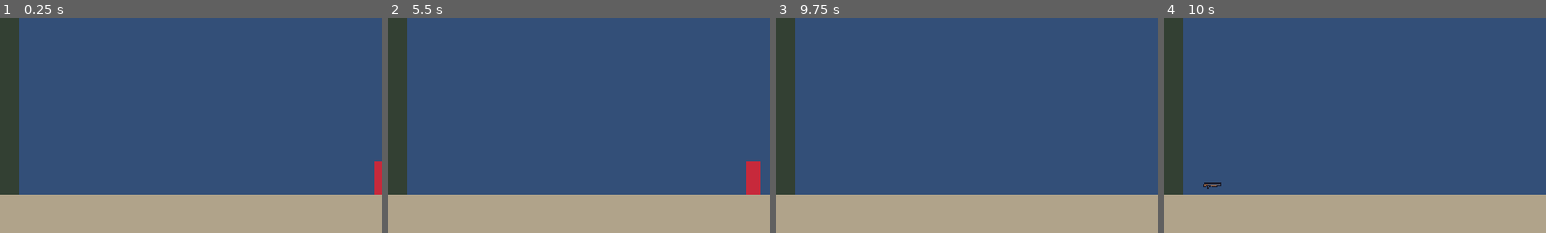
Above: before the commit, frames 1-4 (left to right).
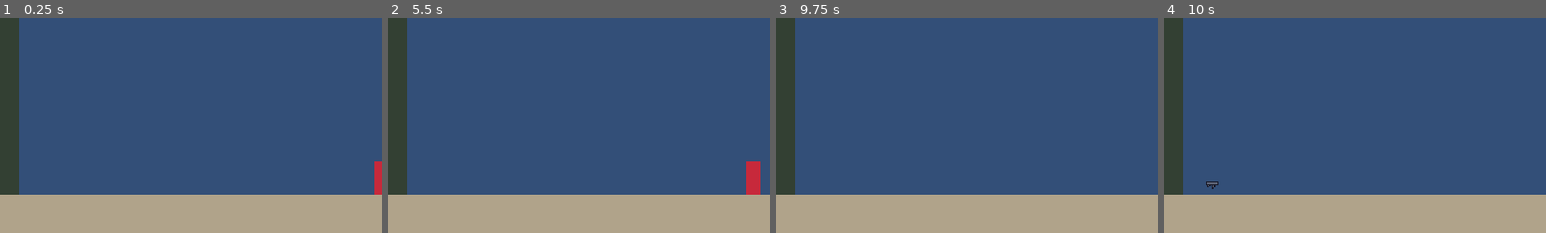
Above: after the commit, the same moments.

Repository: oplosy/fable
Game: Godot game, scene res://scenes/main.tscn
The game is run twice, just before and just after one commit, with the same random seed, the same clock (stepped at 60 frames per second) and the same inputs.
Inputs (mouse positions are % of the whole screen's width and height, from its top left):
- Up to frame 1 (0.25 s): no input
- Up to frame 2 (5.5 s): tap Enter at 0.5 s; move the mouse to (72, 45) at 0.52 s; hold D (p1_right) 0.53-2.03 s; tap J (p1_attack) at 0.6 s; click (72, 45) at 0.67 s; tap K (p1_jump) at 0.77, 1.52, 3.02, 3.77, 4.52 s; move the mouse to (30, 55) at 1.27 s; tap Shift (p1_run) at 1.35 s; move the mouse to (60, 28) at 2.02 s; hold A (p1_left) 2.03-2.78 s; tap 1 (p1_slot_1) at 2.1 s; move the mouse to (45, 70) at 2.77 s; hold D (p1_right) 2.78-4.28 s; tap 2 (p1_slot_2) at 2.85 s; click (45, 70) at 2.92 s; move the mouse to (80, 65) at 3.52 s; tap 3 (p1_slot_3) at 3.6 s; move the mouse to (20, 35) at 4.27 s; hold A (p1_left) 4.28-5.03 s; tap . (p2_attack) at 4.35 s; move the mouse to (55, 50) at 5.02 s; hold D (p1_right) from 5.03 s (still down); tap Left (p2_left) at 5.1 s; click (55, 50) at 5.17 s
- Up to frame 3 (9.75 s): move the mouse to (35, 25) at 5.77 s; release D (p1_right) at 5.78 s; hold A (p1_left) 5.78-7.28 s; tap L at 5.85 s; tap K (p1_jump) at 6.02, 6.77, 7.52, 9.02 s; move the mouse to (72, 45) at 6.52 s; tap Enter at 6.6 s; move the mouse to (30, 55) at 7.27 s; hold D (p1_right) 7.28-9.53 s; tap J (p1_attack) at 7.35 s; click (30, 55) at 7.42 s; move the mouse to (60, 28) at 8.02 s; tap Shift (p1_run) at 8.1 s; move the mouse to (45, 70) at 8.77 s; tap 1 (p1_slot_1) at 8.85 s; tap Space at 9.5 s; move the mouse to (80, 65) at 9.52 s; hold A (p1_left) from 9.53 s (still down); tap 2 (p1_slot_2) at 9.6 s; click (80, 65) at 9.67 s
- Up to frame 4 (10 s): keep holding A (p1_left); tap K (p1_jump) at 9.77 s
The pictures show only the part of the screen within x 0-50%, y 50-100%; the shares and areas given below are measured in that part.

Frames 1-3 are identical in both runs. In frame 4, 0.1% of the frame differs, in the area x 10-15%, y 76-80%.

Commit message:
Add knife and baseball bat

Diff:
--- /dev/null
+++ b/data/weapons/bat.tres
@@ -0,0 +1,40 @@
+[gd_resource type="Resource" script_class="MeleeItemData" load_steps=6 format=3]
+
+[ext_resource type="Script" path="res://scenes/weapons/melee_item_data.gd" id="1_data"]
+[ext_resource type="Script" path="res://scenes/fighter/melee_attack.gd" id="2_attack"]
+[ext_resource type="Texture2D" path="res://assets/weapons/bat.png" id="3_texture"]
+
+[sub_resource type="Resource" id="swing"]
+script = ExtResource("2_attack")
+display_name = "Swing"
+damage = 8
+knockback = Vector2(120, 0)
+stun_time = 0.55
+windup = 0.12
+active = 0.1
+recovery = 0.2
+hitbox_offset = Vector2(18, -18)
+hitbox_size = Vector2(22, 14)
+
+[sub_resource type="Resource" id="home_run"]
+script = ExtResource("2_attack")
+display_name = "Home Run"
+damage = 14
+knockback = Vector2(250, -100)
+stun_time = 0.6
+knocks_down = true
+windup = 0.15
+active = 0.1
+recovery = 0.3
+hitbox_offset = Vector2(18, -18)
+hitbox_size = Vector2(22, 14)
+
+[resource]
+script = ExtResource("1_data")
+display_name = "Baseball Bat"
+texture = ExtResource("3_texture")
+grip = Vector2(2, 2)
+spawn_weight = 2.0
+combo = Array[ExtResource("2_attack")]([SubResource("swing"), SubResource("swing"), SubResource("home_run")])
+combo_cooldown = 0.8
+durability = 10
--- /dev/null
+++ b/data/weapons/knife.tres
@@ -0,0 +1,39 @@
+[gd_resource type="Resource" script_class="MeleeItemData" load_steps=6 format=3]
+
+[ext_resource type="Script" path="res://scenes/weapons/melee_item_data.gd" id="1_data"]
+[ext_resource type="Script" path="res://scenes/fighter/melee_attack.gd" id="2_attack"]
+[ext_resource type="Texture2D" path="res://assets/weapons/knife.png" id="3_texture"]
+
+[sub_resource type="Resource" id="stab"]
+script = ExtResource("2_attack")
+display_name = "Stab"
+damage = 5
+knockback = Vector2(20, 0)
+stun_time = 0.3
+windup = 0.03
+active = 0.06
+recovery = 0.08
+hitbox_offset = Vector2(14, -18)
+hitbox_size = Vector2(16, 8)
+
+[sub_resource type="Resource" id="slash"]
+script = ExtResource("2_attack")
+display_name = "Slash"
+damage = 8
+knockback = Vector2(90, 0)
+stun_time = 0.4
+windup = 0.05
+active = 0.08
+recovery = 0.15
+hitbox_offset = Vector2(14, -18)
+hitbox_size = Vector2(16, 12)
+
+[resource]
+script = ExtResource("1_data")
+display_name = "Knife"
+texture = ExtResource("3_texture")
+grip = Vector2(2, 1)
+spawn_weight = 3.0
+combo = Array[ExtResource("2_attack")]([SubResource("stab"), SubResource("stab"), SubResource("slash")])
+combo_cooldown = 0.5
+durability = 15
--- a/scenes/arenas/test_arena.tscn
+++ b/scenes/arenas/test_arena.tscn
@@ -6,6 +6,8 @@
 [ext_resource type="Resource" path="res://data/weapons/shotgun.tres" id="4_shotgun"]
 [ext_resource type="Resource" path="res://data/weapons/smg.tres" id="5_smg"]
 [ext_resource type="Resource" path="res://data/weapons/sniper.tres" id="6_sniper"]
+[ext_resource type="Resource" path="res://data/weapons/knife.tres" id="7_knife"]
+[ext_resource type="Resource" path="res://data/weapons/bat.tres" id="8_bat"]
 
 [sub_resource type="RectangleShape2D" id="floor_shape"]
 size = Vector2(640, 32)
@@ -70,7 +72,7 @@
 [node name="W1" type="Marker2D" parent="WeaponSpawns"]
 position = Vector2(40, 320)
 script = ExtResource("1_spawner")
-weapons = Array[ExtResource("3_data")]([ExtResource("2_pistol"), ExtResource("4_shotgun"), ExtResource("5_smg"), ExtResource("6_sniper")])
+weapons = Array[ExtResource("3_data")]([ExtResource("2_pistol"), ExtResource("4_shotgun"), ExtResource("5_smg"), ExtResource("6_sniper"), ExtResource("7_knife"), ExtResource("8_bat")])
 
 [node name="Camera2D" type="Camera2D" parent="."]
 position = Vector2(320, 180)
Binary file added: art/weapons/bat.aseprite
Binary file added: art/weapons/knife.aseprite
Binary file added: assets/weapons/bat.png
Not shown, added: assets/weapons/bat.png.import
Binary file added: assets/weapons/knife.png
Not shown, added: assets/weapons/knife.png.import
Not shown: 1 places in scenes/arenas/test_arena.tscn that only renumber resources
Not shown, added: art/weapons/make_melee_items.lua
